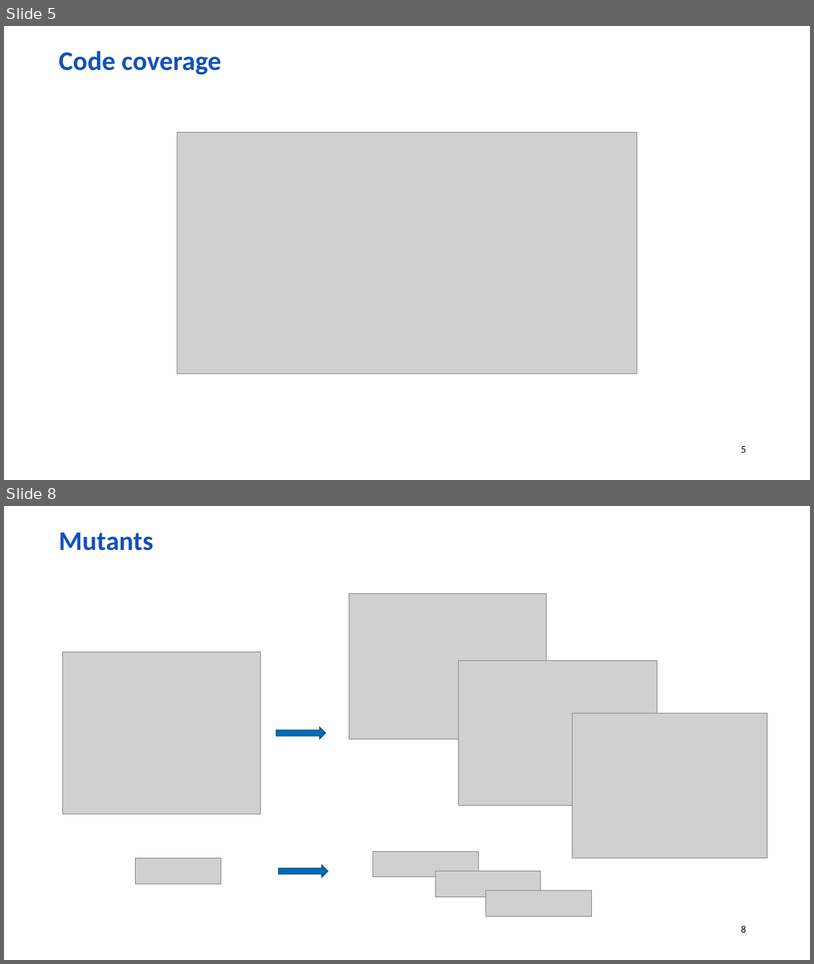
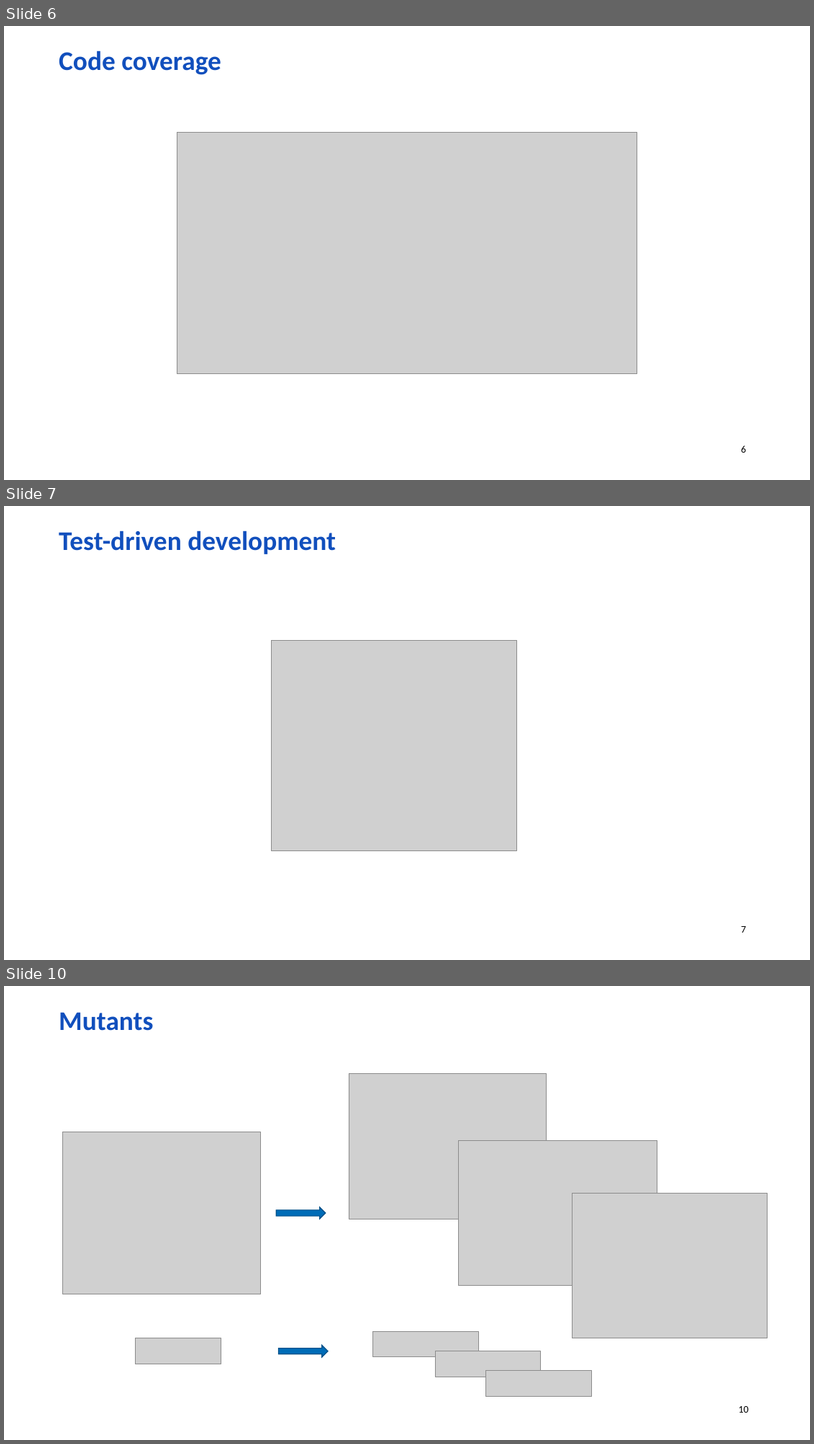
Before and after one commit to wolf-off/Stryker-demo, a slide deck: Mutation.pptx. Shown one above the other, each under a label of ours: slides 5 and 8 before the commit, slides 6, 7 and 10 after it; the slides between them are not shown. The pictures are 814x964 and 814x1444 pixels, drawn with LibreOffice and Linux fonts; fonts in the diff are those of the drawing; grey boxes stand for pictures; background and template pictures are left out. Boxes give left, top, right and bottom in pixels: in the first picture for what was removed or moved away, otherwise in the second. Text is boxed around its words. In the diff, an @@ line names an element or a change of style, - is before the commit and + after.

```diff
--- a/Mutation.pptx
+++ b/Mutation.pptx
@@ slide 7 added at [4,506,810,960], background picture (left out); not listed: 1 template element that a slide beside it also shows @@
@@ text added at [59,530,336,554], 32 pt, text #114FBD, bold @@
+Test-driven development
@@ picture added at [271,640,517,850] @@
@@ what was slide 5 is now slide 6 @@
@@ page number at [741,445,746,452]: text changed @@
-5
+6
@@ what was slide 8 is now slide 10 @@
@@ page number at [739,1406,749,1412]: text changed @@
-8
+10
```
Also in this commit, not shown: 11 slides changed, 4 other slides added, 1 other file.
